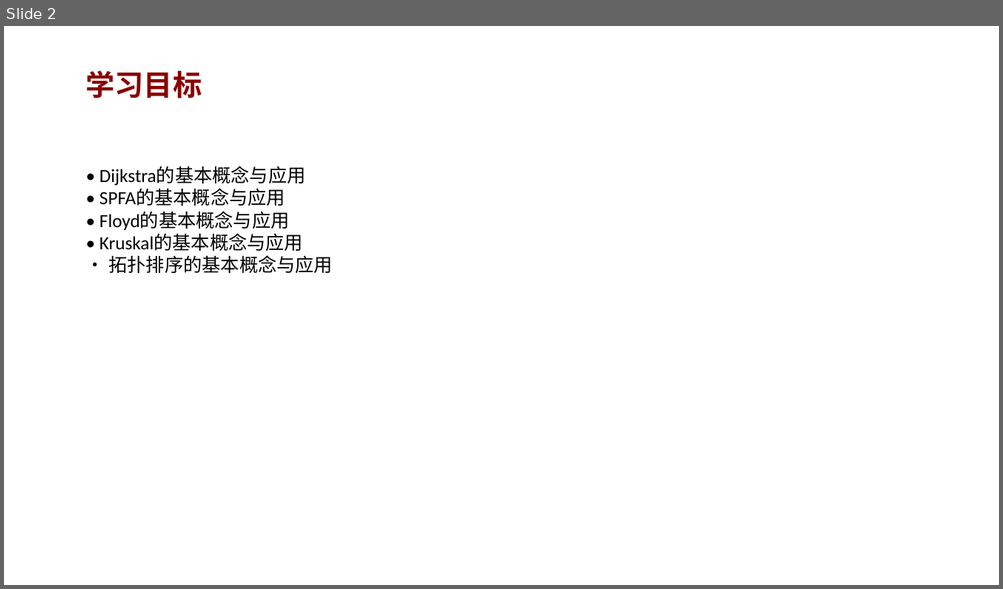
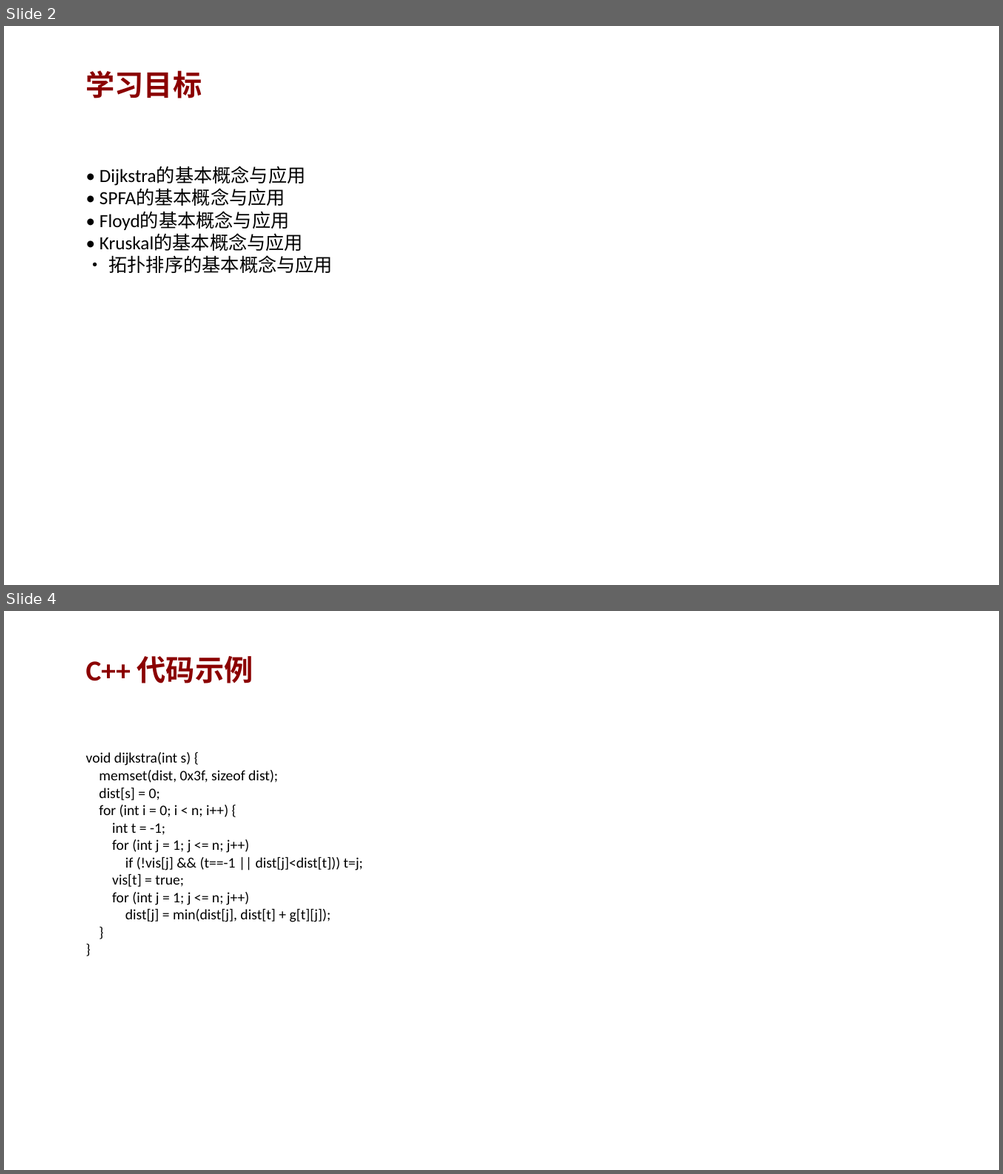
Before and after one commit to AndyLishengrui/trae-coding-course, a slide deck: textbook/ppt/chapter14_ppt.pptx. Shown one above the other, each under a label of ours: slide 2 before the commit, slides 2 and 4 after it; the slides between them are not shown. The pictures are 1003x589 and 1003x1174 pixels, drawn with LibreOffice and Linux fonts; fonts in the diff are those of the drawing. Boxes give left, top, right and bottom in pixels: in the first picture for what was removed or moved away, otherwise in the second. Text is boxed around its words. In the diff, an @@ line names an element or a change of style, - is before the commit and + after.

Commit message:
v5.3: PPT扩充(8页/章) + 教材代码bug修复 + 完整版PDF更新
PPT改进：
- 15个PPT从2页扩充到8页
- 每个PPT含：概念讲解、C++/Python代码示例、常见错误、练习题、小结

教材修复：
- 14个严重代码bug（运算符优先级、队列查询、循环边界等）
- 描述不一致修复（葡语残留、条件错误等）
- 网站问题数172→168
- 完整版PDF重新生成

```diff
--- a/textbook/ppt/chapter14_ppt.pptx
+++ b/textbook/ppt/chapter14_ppt.pptx
@@ slide 4 added at (x1=4, y1=611, x2=999, y2=1170), background #FFFFFF @@
@@ text added at (x1=86, y1=656, x2=253, y2=684), 28 pt, text #8B0000, bold @@
+C++ 代码示例
@@ text added at (x1=86, y1=752, x2=363, y2=923), 14 pt, text #000000 @@
+void dijkstra(int s) {
+memset(dist, 0x3f, sizeof dist);
+dist[s] = 0;
+for (int i = 0; i < n; i++) {
+int t = -1;
+for (int j = 1; j <= n; j++)
+if (!vis[j] && (t==-1 || dist[j]<dist[t])) t=j;
+vis[t] = true;
+for (int j = 1; j <= n; j++)
+dist[j] = min(dist[j], dist[t] + g[t][j]);
+}
+}
```
Also in this commit, not shown: 5 other slides added, 16 other files.
